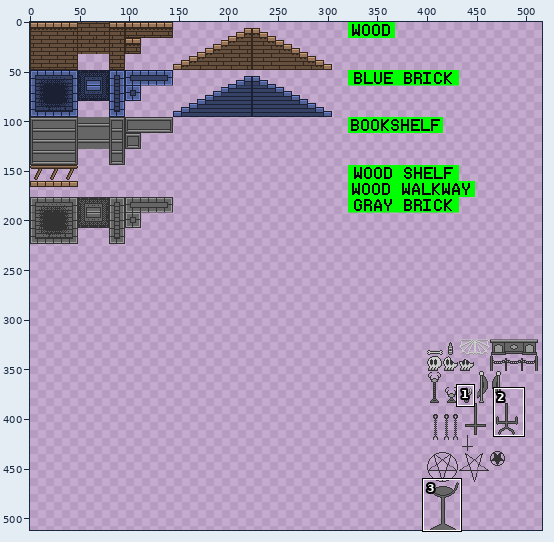
Two versions of one pixel-art file, Scenes/Levels/World 1/tileset.aseprite. The first picture is a wide view before the edit; the outline marks the close-up.
Close-up. Earlier state:
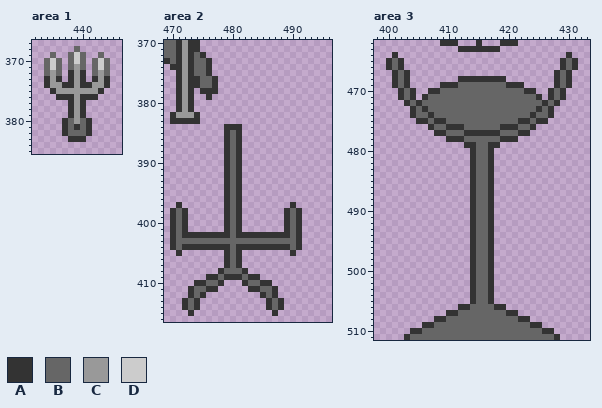
512x512 pixels, 1 frame. Shown: area 1: x 432..446, y 367..385; area 2: x 469..496, y 370..416; area 3: x 398..433, y 462..511. The old version is drawn lined up with the new one, on the new canvas. The wide view leaves out empty margins. The commit also changed other parts of the picture, which this record leaves out.
Visible layers, top first: "Decorations", "Labels/Text (ProFont, 20px)", "Labels/Backgrounds", "Gray Brick", "Blue Stairs", "Wood Stairs", "Wood Walkway", "Wood Shelf", "Bookcase", "Blue Brick", "Wood Floor".
Palette (. is transparent): A #333333  B #666666  C #999999  D #cccccc
Pixels before, area 1, first column x 434:
368 .....B.....
369 .B..BDB..B.
370 BDB.BDB.BDB
371 BDB.BCB.BDB
372 BCB.ACA.BCB
373 ACA.ACA.ACA
374 ACCAACAACCA
375 .ACCCCCCCA.
376 ..AAACAAA..
377 ....ACA....
378 ....ACA....
379 ....ACA....
380 ...ABCBA...
381 ...ABABA...
382 ...ABBBA...
383 ....AAA....
Pixels before, area 2, first column x 469:
370 BBACAA.................
371 BBACAA.................
372 BBACABA................
373 ABACABBA...............
374 .AACABBA...............
375 ..ACABBA...............
376 ..ACAABBA..............
377 ..ACAABBA..............
378 ..ACA.AAA..............
379 ..ACA..A...............
380 ..ACA..................
381 ..ACA..................
382 .ACCCA.................
383 .AAAAA.................
384 ..........AAA..........
385 ..........ABA..........
386 ..........ABA..........
387 ..........ABA..........
388 ..........ABA..........
389 ..........ABA..........
390 ..........ABA..........
391 ..........ABA..........
392 ..........ABA..........
393 ..........ABA..........
394 ..........ABA..........
395 ..........ABA..........
396 ..........ABA..........
397 ..A.......ABA........A.
398 .ABA......ABA.......ABA
399 .ABA......ABA.......ABA
400 .ABA......ABA.......ABA
401 .ABA......ABA.......ABA
402 .ABAAAAAAAABAAAAAAAAABA
403 .ABBBBBBBBBBBBBBBBBBBBA
404 .ABAAAAAAAABAAAAAAAAABA
405 ..A.......ABA........A.
406 ..........ABA..........
407 ..........ABA..........
408 .........ABBBA.........
409 .......AABAAABAA.......
410 .....AABBA...ABBAA.....
411 ....ABBAA.....AABBA....
412 ....ABA.........ABA....
413 ...ABA...........ABA...
414 ...ABA...........ABA...
415 ....A.............A....
Pixels before, area 3, first column x 400:
462 .........AAA...A...AAA..........
463 ............AAAAAAA.............
464 .A............................A.
465 ABA..........................ABA
466 ABA..........................ABA
467 .ABA........................ABA.
468 .ABA........AAAAAAAA........ABA.
469 .ABA.....AAABBBBBBBBAAA.....ABA.
470 ..ABA..AABBBBBBBBBBBBBBAA..ABA..
471 ..ABA.ABBBBBBBBBBBBBBBBBBA.ABA..
472 ...ABABBBBBBBBBBBBBBBBBBBBABA...
473 ....ABABBBBBBBBBBBBBBBBBBABA....
474 ....ABBABBBBBBBBBBBBBBBBABBA....
475 .....AABAABBBBBBBBBBBBAABAA.....
476 .......ABBAAABBBBBBAAABBA.......
477 ........AABBBAAAAAABBBAA........
478 ..........AAABBBBBBAAA..........
479 .............AABBAA.............
480 ..............ABBA..............
481 ..............ABBA..............
482 ..............ABBA..............
483 ..............ABBA..............
484 ..............ABBA..............
485 ..............ABBA..............
486 ..............ABBA..............
487 ..............ABBA..............
488 ..............ABBA..............
489 ..............ABBA..............
490 ..............ABBA..............
491 ..............ABBA..............
492 ..............ABBA..............
493 ..............ABBA..............
494 ..............ABBA..............
495 ..............ABBA..............
496 ..............ABBA..............
497 ..............ABBA..............
498 ..............ABBA..............
499 ..............ABBA..............
500 ..............ABBA..............
501 ..............ABBA..............
502 ..............ABBA..............
503 ..............ABBA..............
504 ..............ABBA..............
505 ..............ABBA..............
506 ............AABBBBAA............
507 ..........AABBBBBBBBAA..........
508 ........AABBBBBBBBBBBBAA........
509 ......AABBBBBBBBBBBBBBBBAA......
510 ....AABBBBBBBBBBBBBBBBBBBBAA....
511 ...ABBBBBBBBBBBBBBBBBBBBBBBBA...
And afterwards:
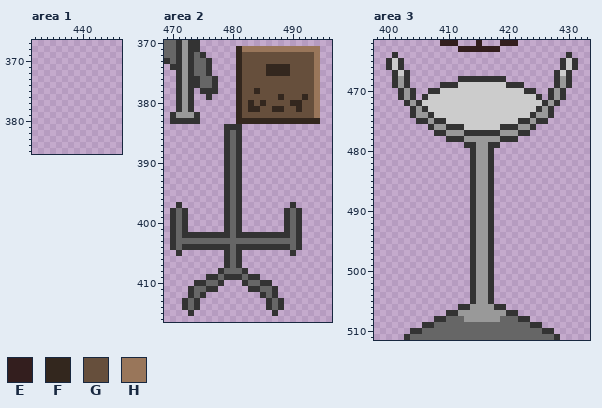
Colours new in this view: E #331e1e  F #33271e  G #664f3c  H #99765a
Changes in this commit:
canvas 512x512 -> 1000x512
Area 1:
y 368: x 439 B -> .
y 369: x 435 B -> .; x 438..440 BDB -> ...; x 443 B -> .
y 370: x 434..436 BDB -> ...; x 438..440 BDB -> ...; x 442..444 BDB -> ...
y 371: x 434..436 BDB -> ...; x 438..440 BCB -> ...; x 442..444 BDB -> ...
y 372: x 434..436 BCB -> ...; x 438..440 ACA -> ...; x 442..444 BCB -> ...
y 373: x 434..436 ACA -> ...; x 438..440 ACA -> ...; x 442..444 ACA -> ...
y 374: x 434..444 ACCAACAACCA -> ...........
y 375: x 435..443 ACCCCCCCA -> .........
y 376: x 436..442 AAACAAA -> .......
y 377..379: x 438..440 ACA -> ...
y 380: x 437..441 ABCBA -> .....
y 381: x 437..441 ABABA -> .....
y 382: x 437..441 ABBBA -> .....
y 383: x 438..440 AAA -> ...
Area 2:
y 371: x 481..494 .............. -> FHHHHHHHHHHHHH
y 372..373: x 481..494 .............. -> FGGGGGGGGGGGGH
y 374..375: x 481..494 .............. -> FGGGGFFFFGGGGH
y 376..377: x 481..494 .............. -> FGGGGGGGGGGGGH
y 378: x 481..494 .............. -> FGGFGGGGGGGGGH
y 379: x 481..494 .............. -> FGGGGGGFGGGFGH
y 380: x 481..494 .............. -> FGFGFGGGGFFGGH
y 381: x 481..494 .............. -> FGFFGGFFGGFGGH
y 382: x 481..494 .............. -> FGGGGGGGGGGGGH
y 383: x 481..494 .............. -> FFFFFFFFFFFFFF
Area 3:
y 462: x 409..411 AAA -> EEE; x 415 A -> E; x 419..421 AAA -> EEE
y 463: x 412..418 AAAAAAA -> EEEEEEE
y 465..466: x 401 B -> D; x 430 B -> D
y 467: x 402 B -> D; x 429 B -> D
y 468: x 402 B -> C; x 429 B -> C
y 469: x 402 B -> C; x 412..419 BBBBBBBB -> DDDDDDDD; x 429 B -> C
y 470: x 403 B -> C; x 409..422 BBBBBBBBBBBBBB -> DDDDDDDDDDDDDD; x 428 B -> C
y 471: x 403 B -> C; x 407..424 BBBBBBBBBBBBBBBBBB -> DDDDDDDDDDDDDDDDDD; x 428 B -> C
y 472: x 404 B -> C; x 406..425 BBBBBBBBBBBBBBBBBBBB -> DDDDDDDDDDDDDDDDDDDD; x 427 B -> C
y 473: x 405 B -> C; x 407..424 BBBBBBBBBBBBBBBBBB -> DDDDDDDDDDDDDDDDDD; x 426 B -> C
y 474: x 405..406 BB -> CC; x 408..423 BBBBBBBBBBBBBBBB -> DDDDDDDDDDDDDDDD; x 425..426 BB -> CC
y 475: x 407 B -> C; x 410..421 BBBBBBBBBBBB -> DDDDDDDDDDDD; x 424 B -> C
y 476: x 408..409 BB -> CC; x 413..418 BBBBBB -> DDDDDD; x 422..423 BB -> CC
y 477: x 410..412 BBB -> CCC; x 419..421 BBB -> CCC
y 478: x 413..418 BBBBBB -> CCCCCC
y 479..505: x 415..416 BB -> CC
y 506: x 414..417 BBBB -> CCCC
y 507: x 412..419 BBBBBBBB -> CCCCCCCC
y 508: x 413..418 BBBBBB -> CCCCCC
